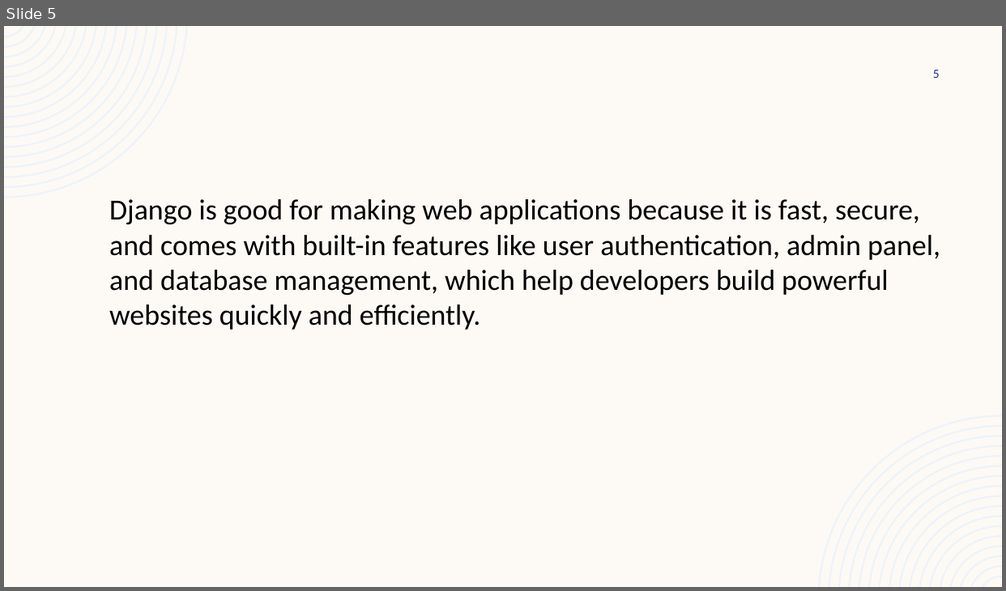
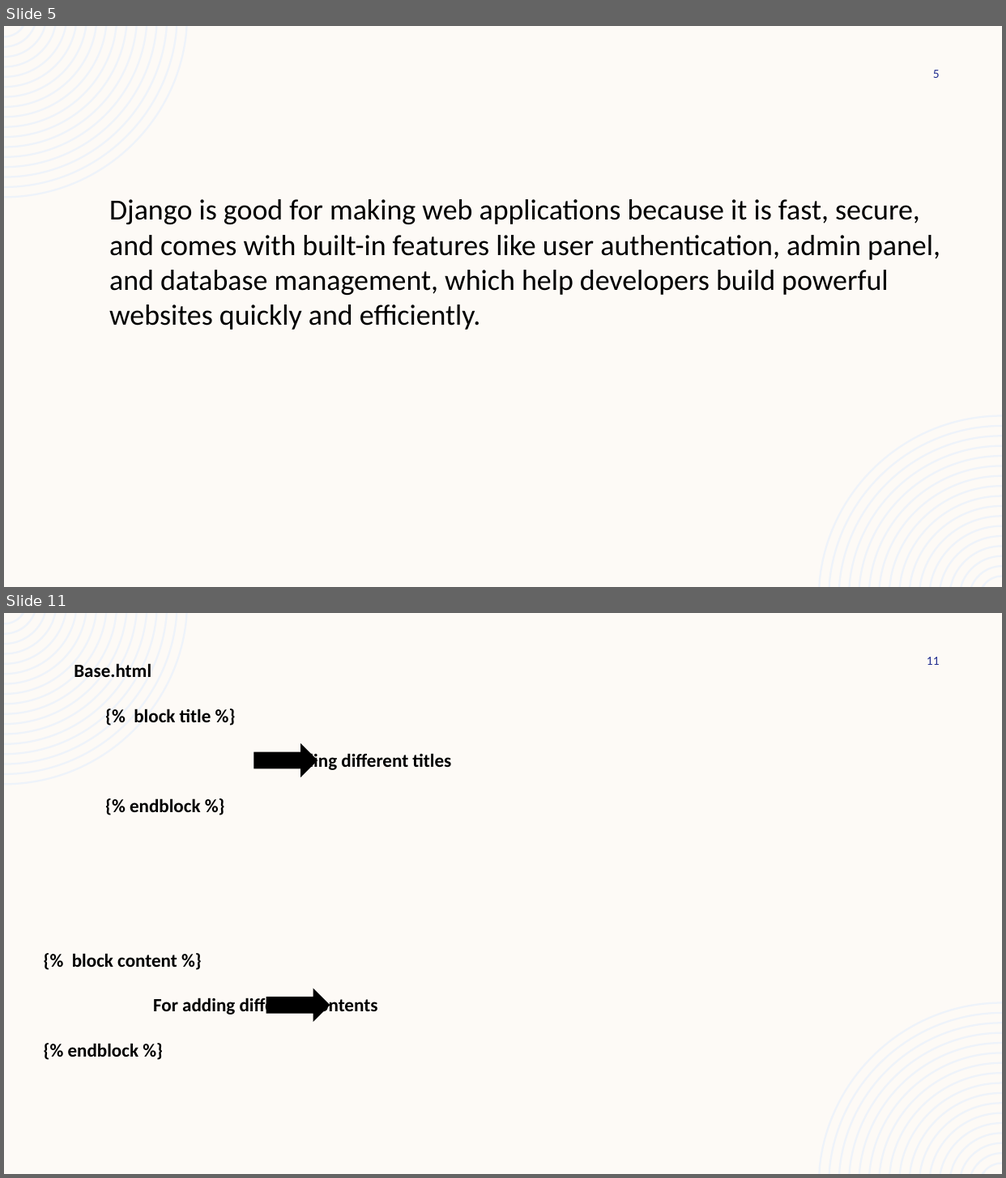
Before and after one commit to akshara2207/MCA, a slide deck: DJANGO.pptx. Shown one above the other, each under a label of ours: slide 5 before the commit, slides 5 and 11 after it; the slides between them are not shown. The pictures are 1006x591 and 1006x1178 pixels, drawn with LibreOffice and Linux fonts; fonts in the diff are those of the drawing. Boxes give left, top, right and bottom in pixels: in the first picture for what was removed or moved away, otherwise in the second. Text is boxed around its words. In the diff, an @@ line names an element or a change of style, - is before the commit and + after.

```diff
--- a/DJANGO.pptx
+++ b/DJANGO.pptx
@@ slide 11 added at [4,613,1002,1174], background #FDFAF6; not listed: 2 template elements that a slide beside it also shows @@
@@ page number added at [927,657,940,665], 12 pt, text #1F2C8F @@
+11
@@ text added at [74,663,151,678], 18 pt, text #000000, bold @@
+Base.html
@@ text added at [130,709,451,812], 18 pt, text #000000, bold @@
+{% block title %}
+For adding different titles
+{% endblock %}
@@ right arrow added at [254,745,317,776], fill #000000, outline #000000 1 pt @@
@@ text added at [68,953,378,1057], 18 pt, text #000000, bold @@
+{% block content %}
+For adding different contents
+{% endblock %}
@@ right arrow added at [266,990,330,1021], fill #000000, outline #000000 1 pt @@
```
Also in this commit, not shown: 1 slide changed, 5 other slides added.
